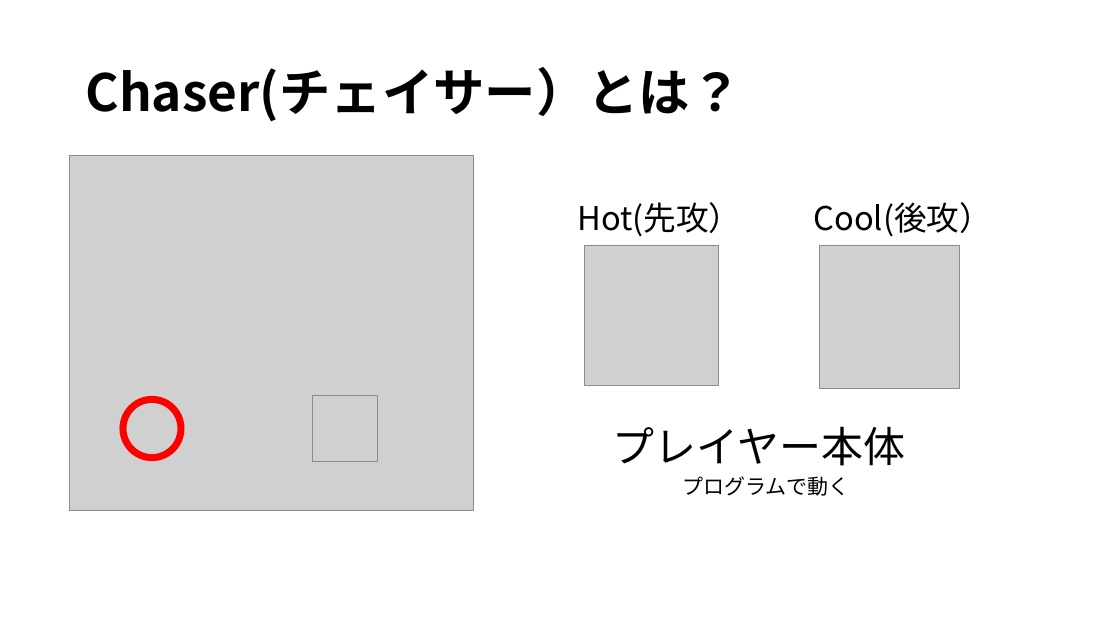
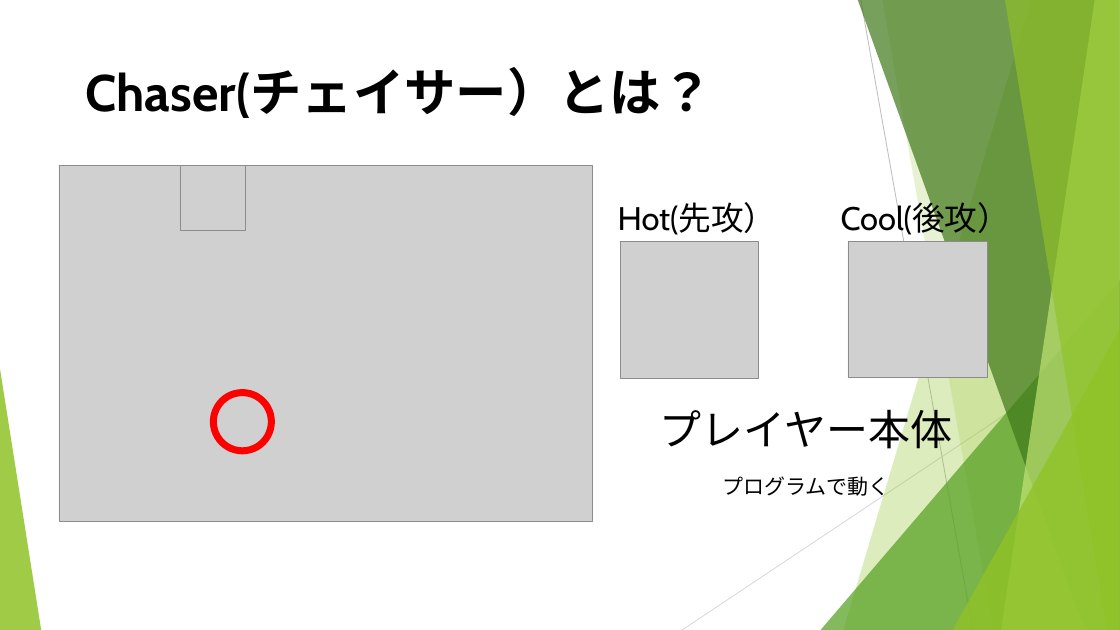
Before and after one commit to noko1024/ChaserDoc, a slide deck: slide 3 of New_U-16.pptx. Drawn at 1120x630 pixels with LibreOffice and Linux fonts; fonts in the diff are those of the drawing; grey boxes stand for pictures. Boxes give left, top, right and bottom in pixels: in the first picture for what was removed or moved away, otherwise in the second. Text is boxed around its words. In the diff, an @@ line names an element or a change of style, - is before the commit and + after.

Commit message:
内容の変更
細かな表現を変更し、画像を旭川サーバーのものに差し替えました。

```diff
--- a/New_U-16.pptx
+++ b/New_U-16.pptx
@@ picture: place and size @@
-picture at [70, 155, 473, 511]
+picture at [59, 166, 592, 522]
@@ picture: place and size @@
-picture at [313, 396, 377, 461]
+picture at [181, 166, 245, 231]
@@ text "Hot(先攻）": place and size @@
-text "Hot(先攻）" at [578, 202, 742, 236]
+text "Hot(先攻）" at [618, 203, 777, 235]
@@ text "Cool(後攻）": place and size @@
-text "Cool(後攻）" at [814, 202, 993, 236]
+text "Cool(後攻）" at [841, 203, 1011, 238]
@@ picture: place and size @@
-picture at [585, 245, 718, 386]
+picture at [620, 242, 758, 379]
@@ picture: place and size @@
-picture at [819, 245, 960, 389]
+picture at [849, 242, 988, 378]
@@ group added at [0, 0, 1120, 630]: 5 freeform shapes, 3 triangles, 2 lines @@
@@ ellipse: place and size @@
-ellipse at [123, 399, 181, 457]
+ellipse at [213, 392, 271, 450]
@@ title "プレイヤー本体": place and size @@
-title "プレイヤー本体" at [613, 426, 906, 466]
+title "プレイヤー本体" at [660, 403, 953, 456]
@@ title "プレイヤー本体" at [660, 403, 953, 456]: font Noto Sans CJK JP to Cabin; line spacing 0.9 to 1; vertical alignment middle to top @@
@@ font Noto Sans CJK JP to Cabin in 4 elements at [85, 67, 712, 118], [841, 203, 1011, 238], [618, 203, 777, 235], [723, 475, 890, 499] @@
@@ text "プログラムで動く": place and size @@
-text "プログラムで動く" at [683, 476, 850, 496]
+text "プログラムで動く" at [723, 475, 890, 499]
```
Also in this commit, not shown: 18 other slides changed, 3 slides added, 1 slide removed.
